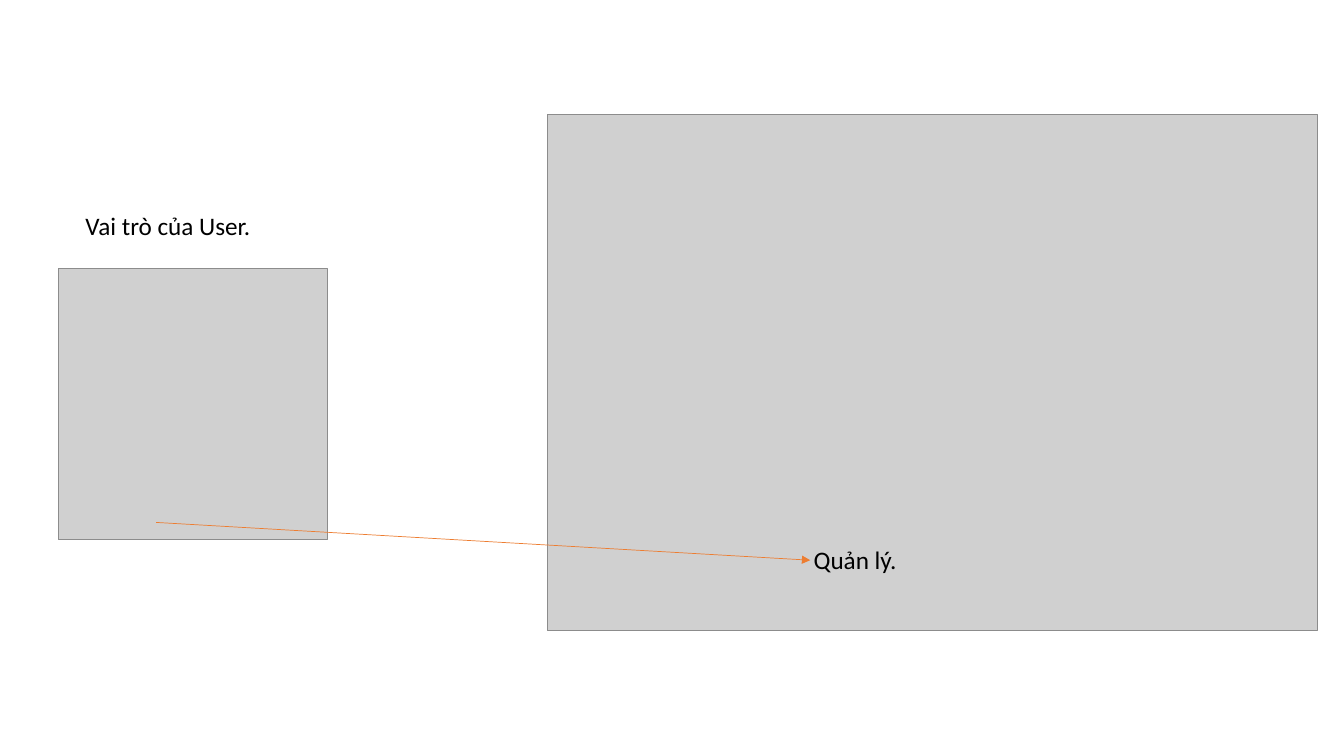
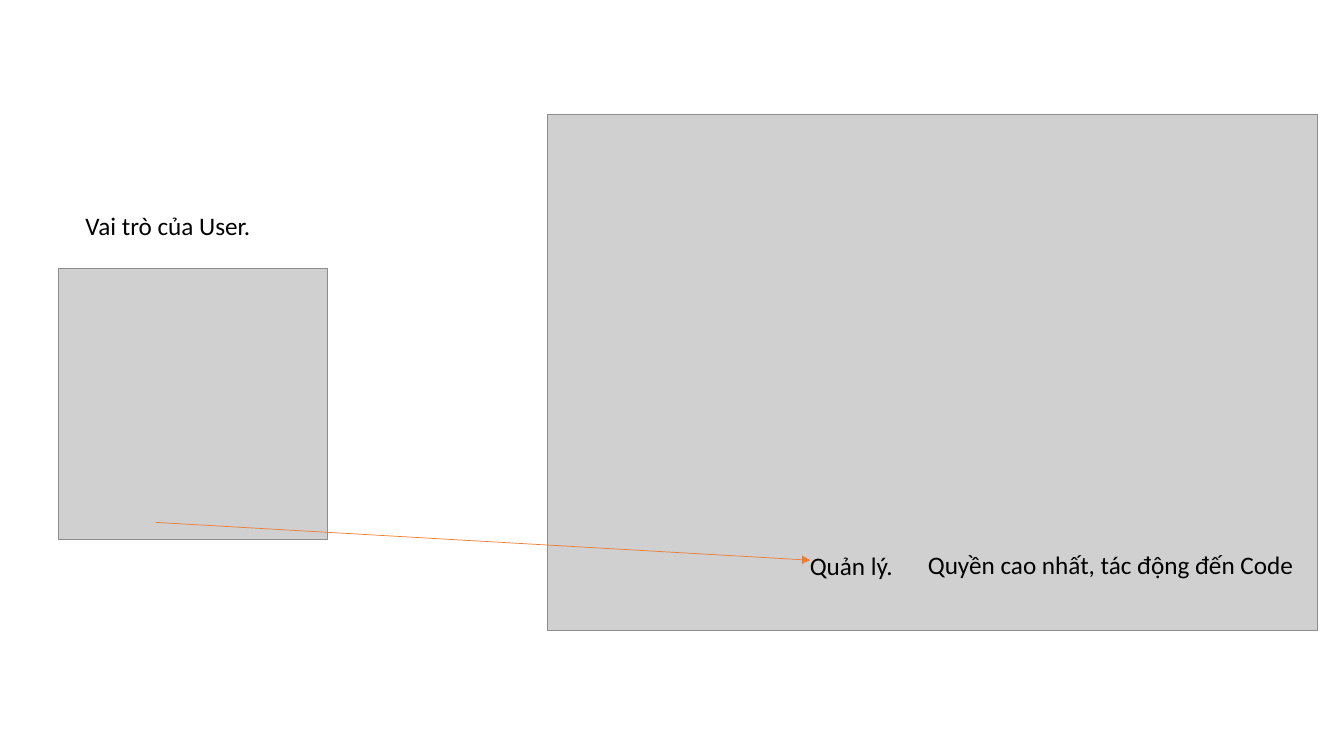
Before and after one commit to DangVanDoan05/WordPress, a slide deck: slide 5 of Quản trị người dùng sử dụng trang website, quản trị đơn hàng.pptx. Drawn at 1344x756 pixels with LibreOffice and Linux fonts; fonts in the diff are those of the drawing; grey boxes stand for pictures. Boxes give left, top, right and bottom in pixels: in the first picture for what was removed or moved away, otherwise in the second. Text is boxed around its words. In the diff, an @@ line names an element or a change of style, - is before the commit and + after.

```diff
--- a/Quản trị người dùng sử dụng trang website, quản trị đơn hàng.pptx
+++ b/Quản trị người dùng sử dụng trang website, quản trị đơn hàng.pptx
@@ text "Quản lý.": place and size @@
-text "Quản lý." at (814, 551, 897, 573)
+text "Quản lý." at (810, 557, 893, 579)
@@ text added at (928, 555, 1292, 579), 18 pt, text #000000 @@
+Quyền cao nhất, tác động đến Code
```
Also in this commit, not shown: 1 other slide changed, 8 slides added, 1 other file.
